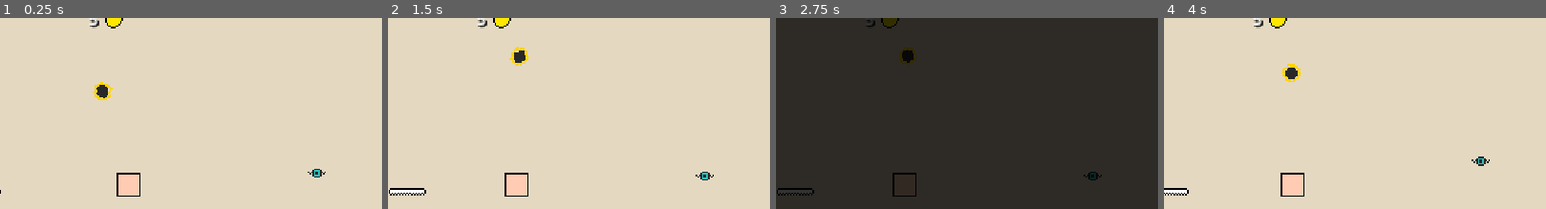
Above: before the commit, frames 1-4 (left to right).
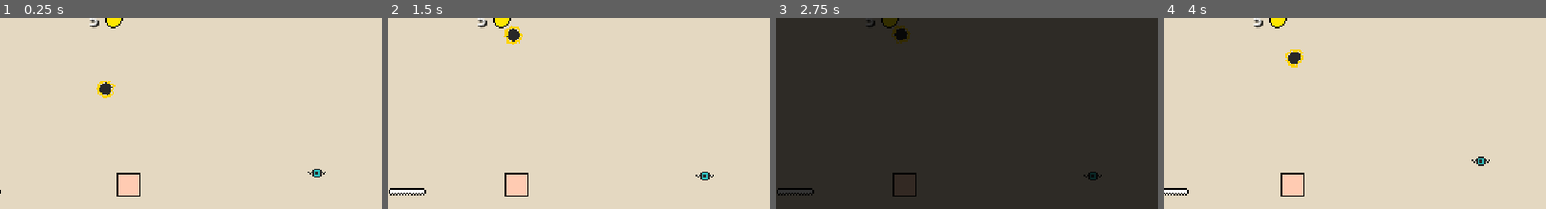
Above: after the commit, the same moments.

Repository: yannicka/ninja
Game: Godot game, scene res://src/Scenes/Game.tscn
Same seed, same stepped clock (60 frames per second), same inputs: the game is played once before the commit and once after it.
Inputs (mouse positions are % of the whole screen's width and height, from its top left):
- Up to frame 1 (0.25 s): no input
- Up to frame 2 (1.5 s): move the mouse to (72, 45) at 0.52 s; hold Space (space) 0.53-1.28 s; hold Right (ui_right) from 0.53 s (still down); click (72, 45) at 0.67 s; tap Up (ui_up) at 0.77 s; move the mouse to (30, 55) at 1.27 s; tap Space (space) at 1.35 s
- Up to frame 3 (2.75 s): tap Up (ui_up) at 1.52 s; move the mouse to (60, 28) at 2.02 s; release Right (ui_right) at 2.03 s; hold Left (ui_left) from 2.03 s (still down); hold Space (space) from 2.03 s (still down)
- Up to frame 4 (4 s): move the mouse to (45, 70) at 2.77 s; release Left (ui_left) at 2.78 s; release Space (space) at 2.78 s; hold Right (ui_right) from 2.78 s (still down); tap Space (space) at 2.85 s; click (45, 70) at 2.92 s; tap Up (ui_up) at 3.02, 3.77 s; move the mouse to (80, 65) at 3.52 s; hold Space (space) from 3.53 s (still down)
The pictures show only the part of the screen within x 38-88%, y 3-53%; the shares and areas given below are measured in that part.

The runs differ from the first frame. In frame 1, 0.3% of the frame differs, in the area x 24-31%, y 33-43%; in frame 2, 0.6%, in the area x 30-37%, y 4-25%; in frame 3, 0.6%; in frame 4, 0.6%.

Commit message:
Possibilité de démarrer une boule électrique ailleurs

Diff:
--- a/src/Enemies/ElectricBall.gd
+++ b/src/Enemies/ElectricBall.gd
@@ -1,11 +1,12 @@
 extends StaticBody2D
 
 const ROTATE_SPEED = -3 # radians/second
-const TURN_SPEED = 1
-const RADIUS = 26
+const TURN_SPEED = 1.4
+const RADIUS = 25
+
+@export var angle = 0
 
 var center_position = Vector2.ZERO
-var angle = 0
 
 func _ready():
 	center_position = Vector2(position)
@@ -13,7 +14,7 @@
 func _physics_process(delta):
 	rotation += ROTATE_SPEED * delta
 
-	angle += TURN_SPEED * delta;
+	angle += TURN_SPEED * delta
 
 	var offset = Vector2(sin(angle), cos(angle)) * RADIUS
 
